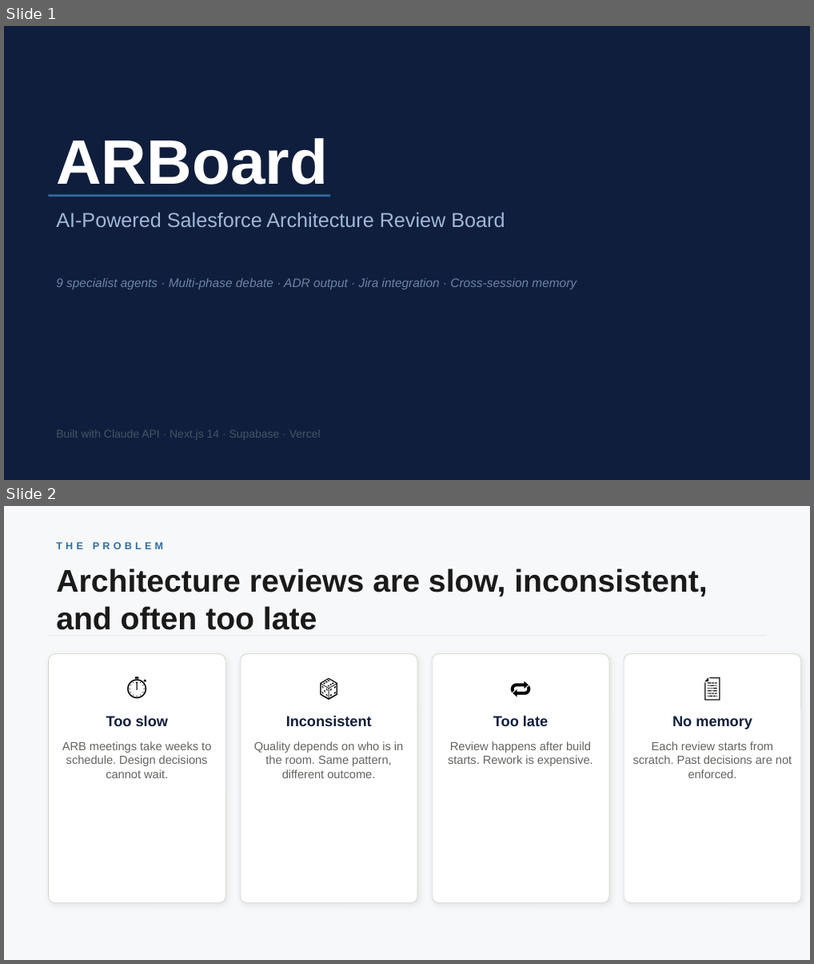
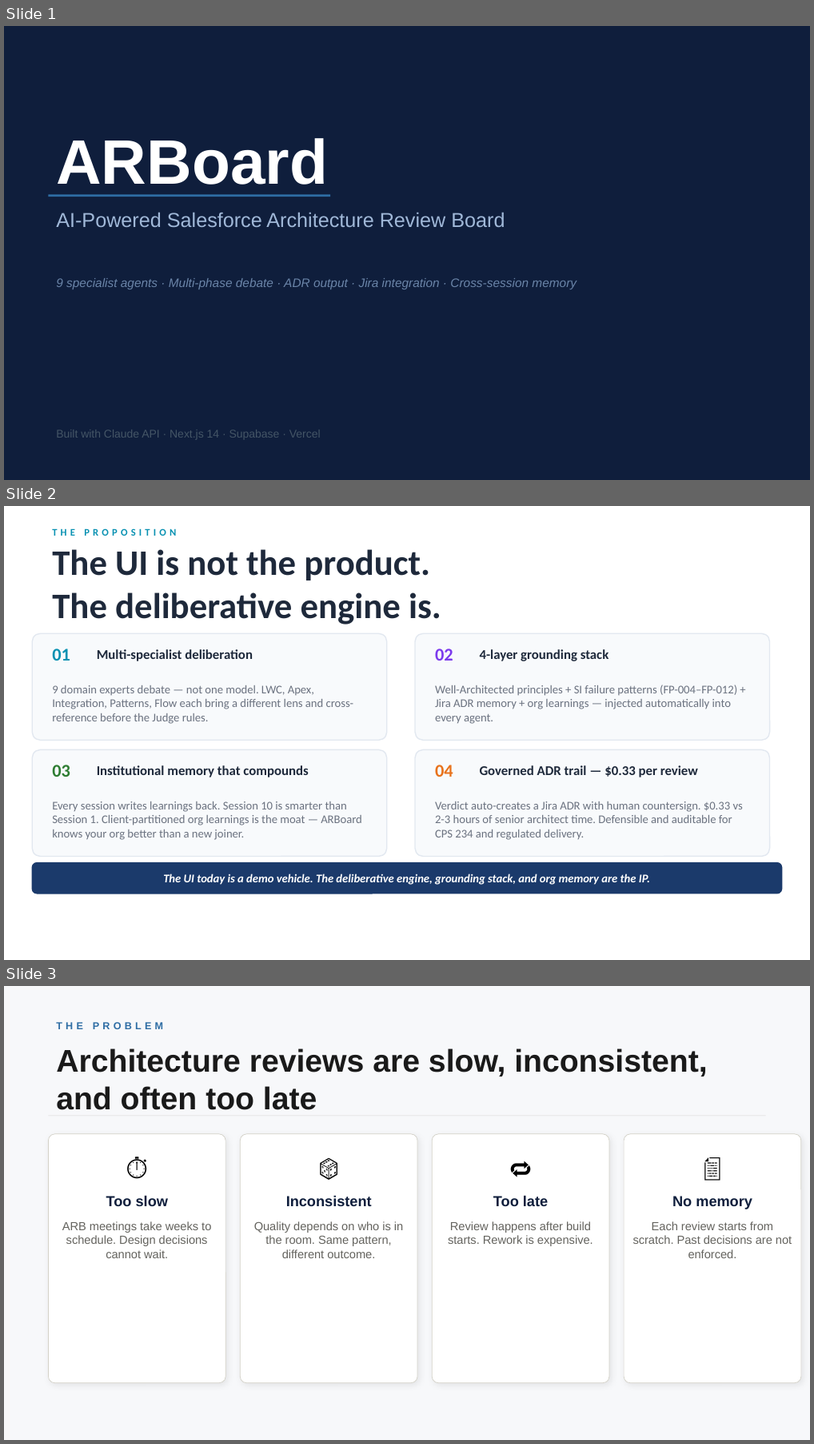
Before and after one commit to pganapathineedi/arboard, a slide deck: ARBoard_v8_6.pptx. Shown one above the other, each under a label of ours: slides 1 and 2 before the commit, slides 1, 2 and 3 after it. The pictures are 814x964 and 814x1444 pixels, drawn with LibreOffice and Linux fonts; fonts in the diff are those of the drawing. Boxes give left, top, right and bottom in pixels: in the first picture for what was removed or moved away, otherwise in the second. Text is boxed around its words. In the diff, an @@ line names an element or a change of style, - is before the commit and + after.

```diff
--- a/ARBoard_v8_6.pptx
+++ b/ARBoard_v8_6.pptx
@@ slide 2 added at (4,506,810,960), background #FFFFFF @@
@@ text added at (52,528,176,536), 9 pt, text #0891B2, bold @@
+THE PROPOSITION
@@ text added at (52,549,442,624), 32 pt, text #1E293B, bold @@
+The UI is not the product.
+The deliberative engine is.
@@ rounded rectangle added at (32,633,387,740), fill #F8FAFC, outline #E2E8F0 1 pt @@
@@ text added at (52,648,70,660), 16 pt, text #0891B2, bold @@
+01
@@ text added at (97,649,253,661), 12 pt, text #1E293B, bold @@
+Multi-specialist deliberation
@@ rounded rectangle added at (415,633,770,740), fill #F8FAFC, outline #E2E8F0 1 pt @@
@@ text added at (435,648,454,660), 16 pt, text #7C3AED, bold @@
+02
@@ text added at (480,649,609,661), 12 pt, text #1E293B, bold @@
+4-layer grounding stack
@@ text added at (52,685,354,724), 10.5 pt, text #6B7280 @@
+9 domain experts debate — not one model. LWC, Apex, Integration, Patterns, Flow each bring a different lens and cross-reference before the Judge rules.
@@ text added at (435,684,738,724), 10.5 pt, text #6B7280 @@
+Well-Architected principles + SI failure patterns (FP-004–FP-012) + Jira ADR memory + org learnings — injected automatically into every agent.
@@ rounded rectangle added at (32,749,387,856), fill #F8FAFC, outline #E2E8F0 1 pt @@
@@ text added at (52,764,70,776), 16 pt, text #2E7D32, bold @@
+03
@@ text added at (97,765,308,777), 12 pt, text #1E293B, bold @@
+Institutional memory that compounds
@@ rounded rectangle added at (415,749,770,856), fill #F8FAFC, outline #E2E8F0 1 pt @@
@@ text added at (435,764,454,776), 16 pt, text #E8721C, bold @@
+04
@@ text added at (480,765,698,777), 12 pt, text #1E293B, bold @@
+Governed ADR trail — $0.33 per review
@@ text added at (52,801,362,840), 10.5 pt, text #6B7280 @@
+Every session writes learnings back. Session 10 is smarter than Session 1. Client-partitioned org learnings is the moat — ARBoard knows your org better than a new joiner.
@@ text added at (435,801,743,840), 10.5 pt, text #6B7280 @@
+Verdict auto-creates a Jira ADR with human countersign. $0.33 vs 2-3 hours of senior architect time. Defensible and auditable for CPS 234 and regulated delivery.
@@ rounded rectangle added at (32,863,782,893), fill #1B3A6B, outline #1B3A6B 1 pt @@
@@ text added at (163,873,650,884), 10.5 pt, text #FFFFFF, bold, italic @@
+The UI today is a demo vehicle. The deliberative engine, grounding stack, and org memory are the IP.
@@ what was slide 2 is now slide 3 @@
```
Also in this commit, not shown: 4 other slides added, 1 slide removed, 19 other files.
